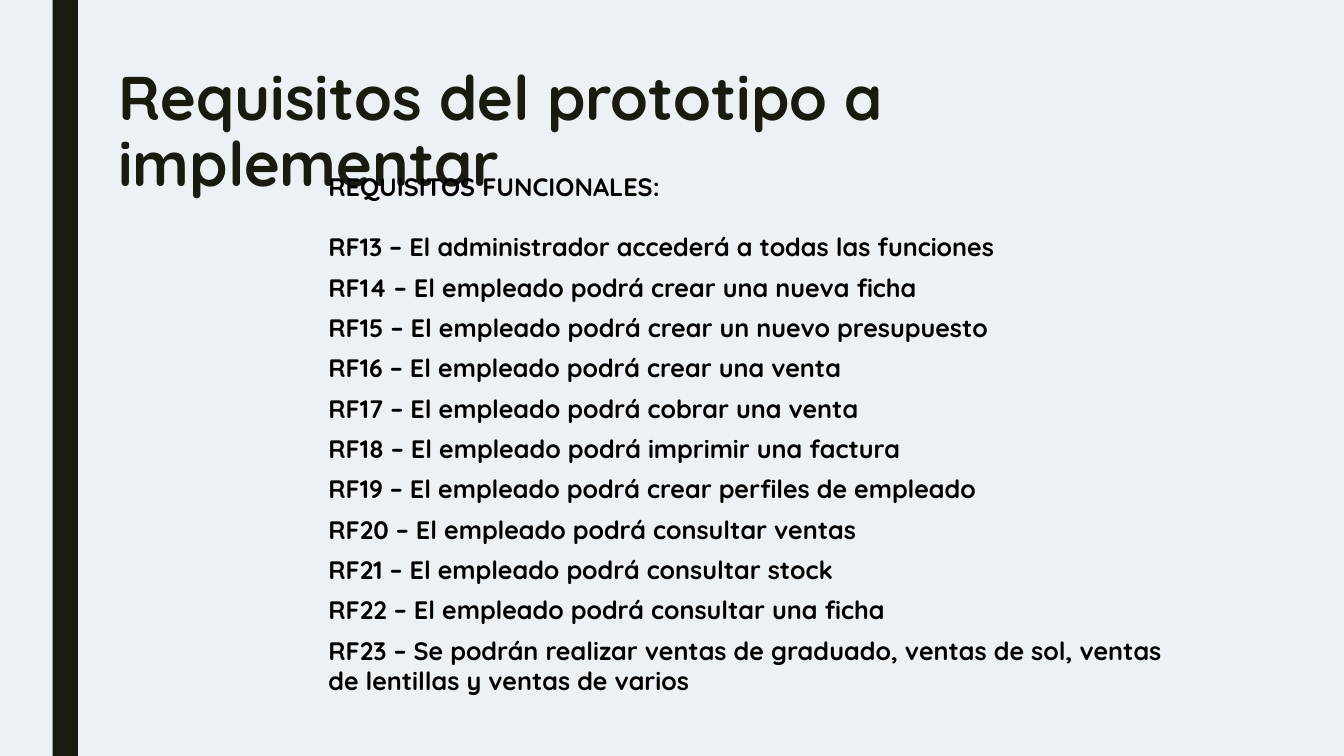
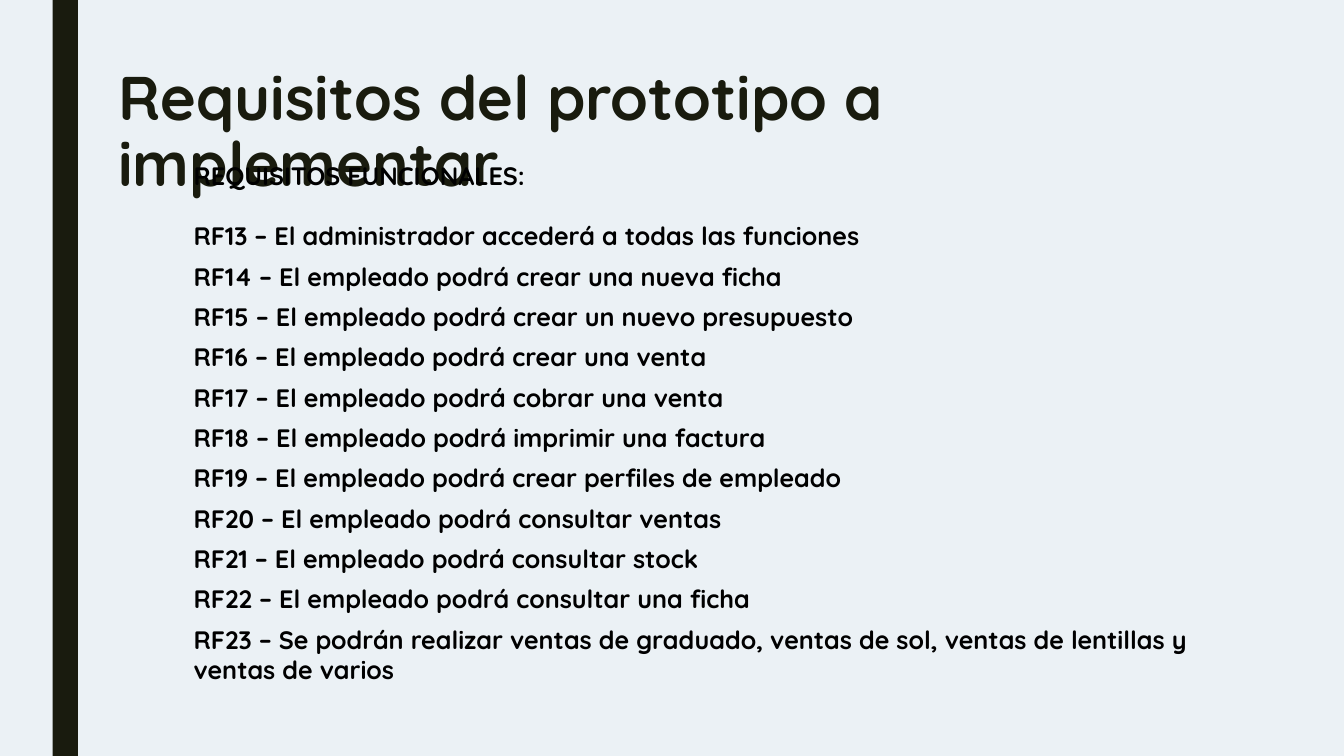
Before and after one commit to IGarrido1996/TG3_T4, a slide deck: slide 5 of TG3_plantilla primera parteppt.pptx. Drawn at 1344x756 pixels with LibreOffice and Linux fonts; fonts in the diff are those of the drawing. Boxes give left, top, right and bottom in pixels: in the first picture for what was removed or moved away, otherwise in the second. Text is boxed around its words. In the diff, an @@ line names an element or a change of style, - is before the commit and + after.

```diff
--- a/TG3_plantilla primera parteppt.pptx
+++ b/TG3_plantilla primera parteppt.pptx
@@ text "REQUISITOS FUNCIONALES:" rewrapped from (328,170,1162,695) to (194,159,1187,680) @@
```
Also in this commit, not shown: 6 other slides changed, 3 slides added.
